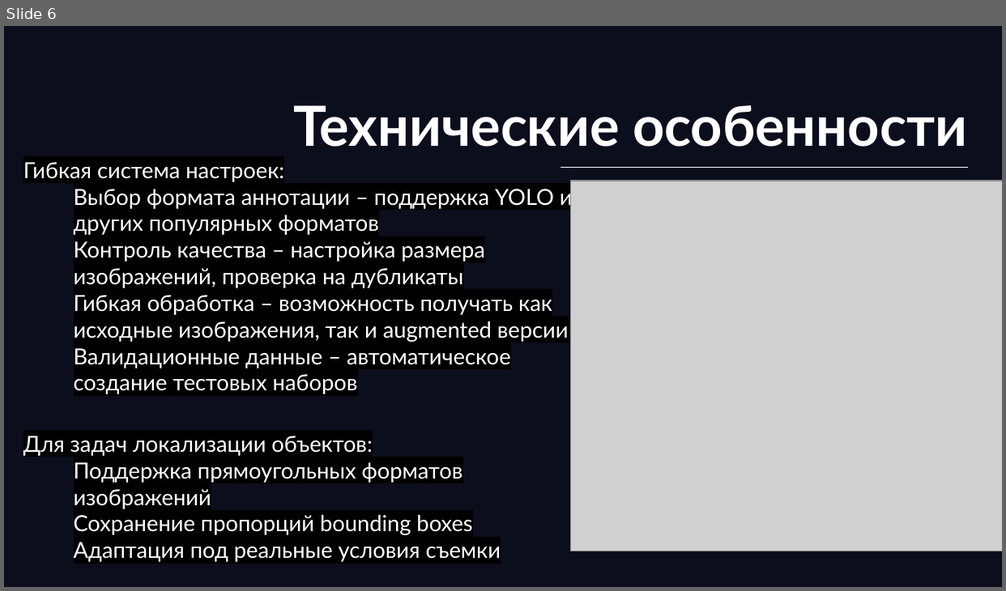
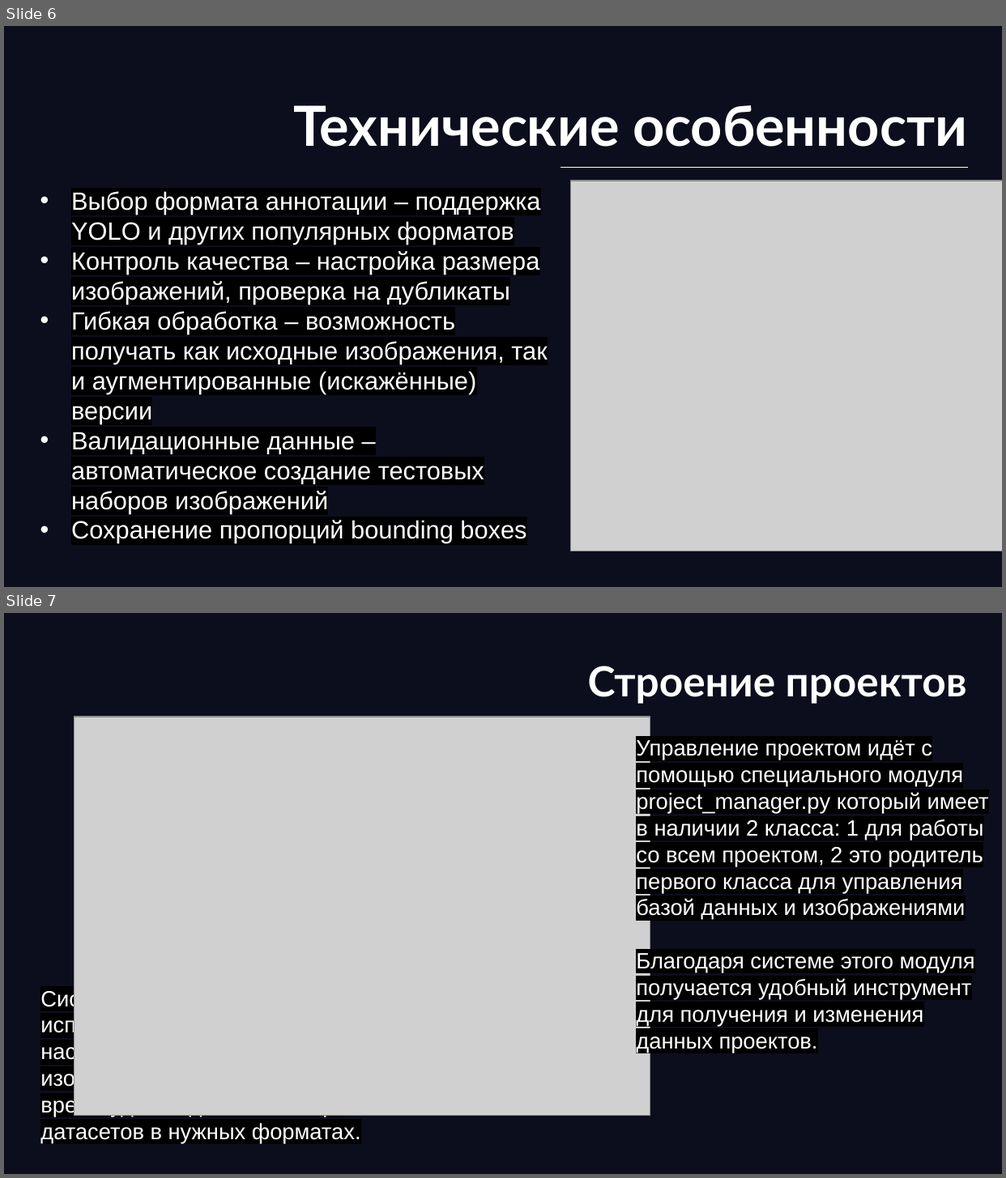
Before and after one commit to b1t0nese/MacLearn, a slide deck: doc/презентация.pptx. Shown one above the other, each under a label of ours: slide 6 before the commit, slides 6 and 7 after it. The pictures are 1006x591 and 1006x1178 pixels, drawn with LibreOffice and Linux fonts; fonts in the diff are those of the drawing; grey boxes stand for pictures; background and template pictures are left out. Boxes give left, top, right and bottom in pixels: in the first picture for what was removed or moved away, otherwise in the second. Text is boxed around its words. In the diff, an @@ line names an element or a change of style, - is before the commit and + after.

```diff
--- a/doc/презентация.pptx
+++ b/doc/презентация.pptx
@@ slide 7 added at box(4, 613, 1002, 1174), background picture (left out) @@
@@ title added at box(588, 666, 967, 704), 30 pt, text #FFFFFF, bold @@
+Строение проектов
@@ picture added at box(74, 717, 650, 1116) @@
@@ text added at box(636, 740, 989, 1053), 16 pt, text #FFFFFF @@
+  Управление проектом идёт с помощью специального модуля project_manager.py который имеет в наличии 2 класса: 1 для работы со всем проектом, 2 это родитель первого класса для управления базой данных и изображениями
+  Благодаря системе этого модуля получается удобный инструмент для получения и изменения данных проектов.
@@ text added at box(40, 989, 361, 1144), 16 pt, text #FFFFFF @@
+  Система проектов в приоритете использует sqlite для сохранения настроек и данных для изображений, чтобы в любое время удобно делать экспорт датасетов в нужных форматах.
@@ slide 6 changed as well @@
@@ subtitle at box(23, 162, 284, 182): paragraph removed @@
-Гибкая система настроек:
@@ subtitle "Выбор формата аннотации – поддержка ...": place and size @@
-subtitle "Выбор формата аннотации – поддержка ..." at box(23, 162, 573, 562)
+subtitle "Выбор формата аннотации – поддержка ..." at box(71, 191, 547, 544)
@@ subtitle at box(71, 191, 541, 544): size 16 to 18 pt, font Lato to Arial in "Выбор формата аннотации – поддержка YOLO и ...", "Контроль качества – настройка размера изображений, проверка ...", "Сохранение пропорций bounding boxes"; bullet none to • @@
@@ subtitle at box(71, 311, 547, 514): text changed; size 16 to 18 pt; font Lato to Arial @@
-  Гибкая обработка – возможность получать как исходные изображения, так и augmented версии
-  Валидационные данные – автоматическое создание тестовых наборов
-Для задач локализации объектов:
-  Поддержка прямоугольных форматов изображений
+  • Гибкая обработка – возможность получать как исходные изображения, так и аугментированные (искажённые) версии
+  • Валидационные данные – автоматическое создание тестовых наборов изображений
@@ subtitle at box(74, 542, 501, 562): paragraph removed @@
-  Адаптация под реальные условия съемки
```
Also in this commit, not shown: 8 other slides changed, 10 other files.
